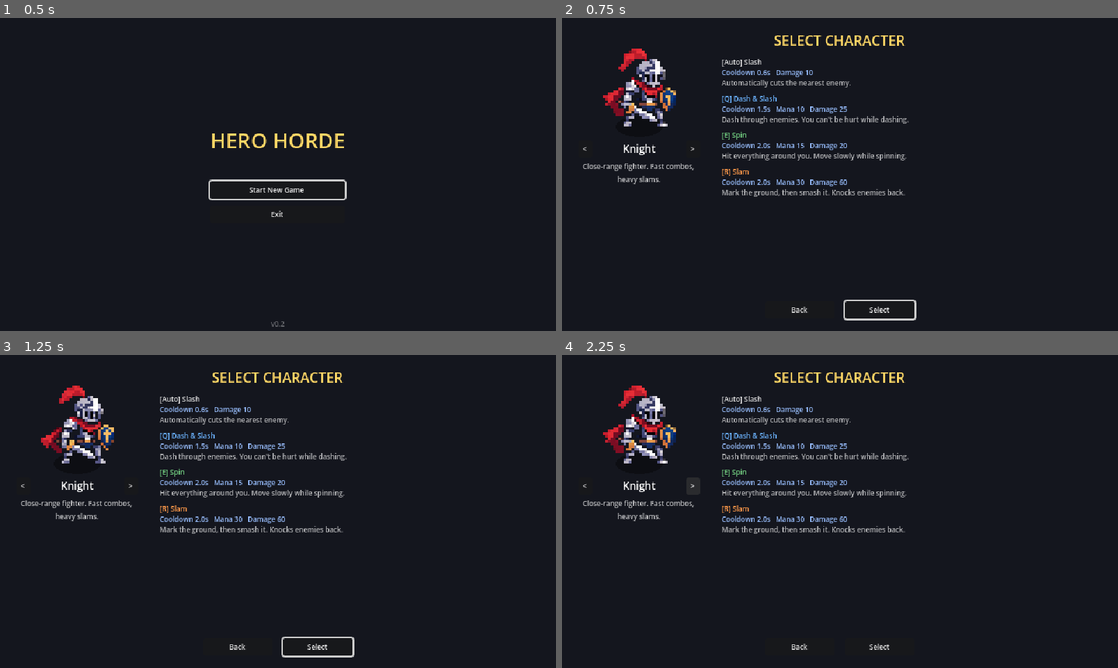
Above: before the commit, frames 1-4 (two rows, left to right).
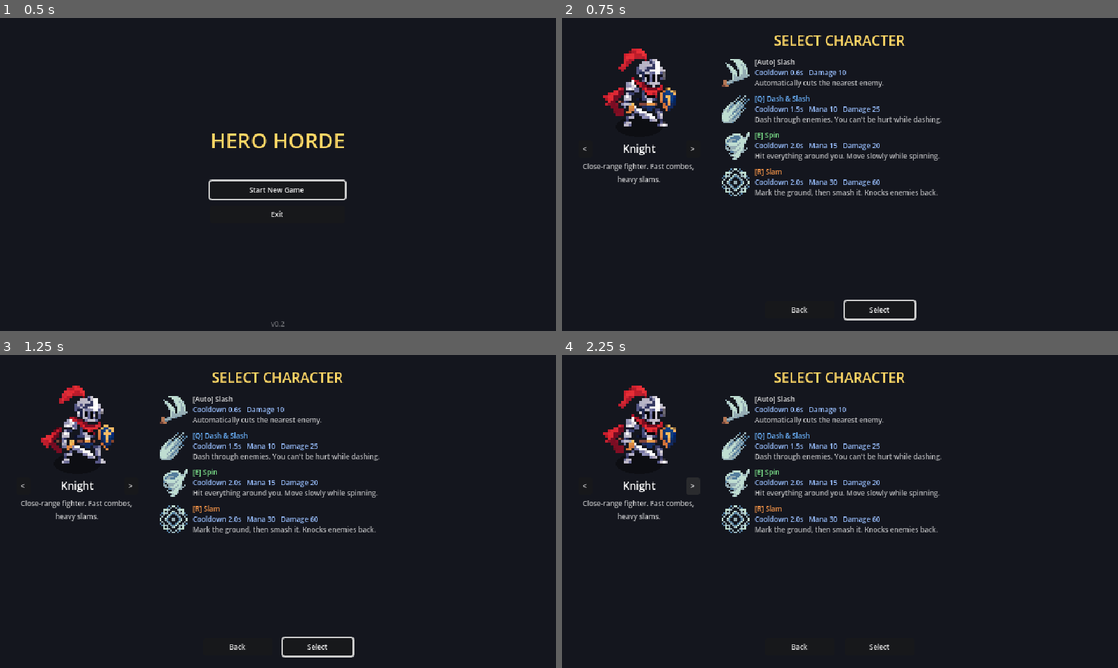
Above: after the commit, the same moments.

Repository: boki-io/game
Game: Godot game, scene res://scenes/main_menu.tscn
Same seed, same stepped clock (60 frames per second), same inputs: the game is played once before the commit and once after it.
Inputs:
- Up to frame 1 (0.5 s): no input
- Up to frame 2 (0.75 s): click "Start New Game" at 0.5 s
- Up to frame 3 (1.25 s): no input
- Up to frame 4 (2.25 s): click "<" at 1.25 s; click ">" at 2 s

Frame 1 is identical in both runs. In frame 2, 3.7% of the frame differs, in the area x 28-69%, y 13-58%; in frame 3, 3.7%; in frame 4, 3.7%.

Commit message:
Knight ability icons (from the 32x32 icon sheet)
Co-Authored-By: Claude Sonnet 5.5 <noreply@anthropic.com>

Diff:
--- a/data/abilities/dash_slash.tres
+++ b/data/abilities/dash_slash.tres
@@ -1,15 +1,20 @@
-[gd_resource type="Resource" script_class="AbilityData" format=3]
+[gd_resource type="Resource" script_class="AbilityData" format=3 uid="uid://bkmg07krli16a"]
 
-[ext_resource type="Script" path="res://scripts/abilities/ability_data.gd" id="1"]
-[ext_resource type="AudioStream" path="res://assets/audio/dash.wav" id="3"]
-[ext_resource type="Script" path="res://scripts/abilities/dash_slash_behavior.gd" id="2"]
+[ext_resource type="Script" uid="uid://dl0cx7lq21lws" path="res://scripts/abilities/ability_data.gd" id="1"]
+[ext_resource type="Script" uid="uid://1evv3m4yhi7q" path="res://scripts/abilities/dash_slash_behavior.gd" id="2"]
+[ext_resource type="Texture2D" uid="uid://c8p4bo1qlxvnk" path="res://assets/32x32.png" id="2_jb65n"]
+[ext_resource type="AudioStream" uid="uid://8nipcp0x8pc0" path="res://assets/audio/dash.wav" id="3"]
+
+[sub_resource type="AtlasTexture" id="AtlasTexture_m76rt"]
+atlas = ExtResource("2_jb65n")
+region = Rect2(160, 1568, 32, 32)
 
 [resource]
 script = ExtResource("1")
 id = &"dash"
 display_name = "Dash & Slash"
-cooldown = 1.5
-mana_cost = 10.0
+description = "Dash through enemies. You can't be hurt while dashing."
+icon = SubResource("AtlasTexture_m76rt")
 damage = 25.0
 range = 64.0
 radius = 28.0
@@ -19,4 +24,3 @@
 knockback = 110.0
 behavior = ExtResource("2")
 sfx = ExtResource("3")
-description = "Dash through enemies. You can't be hurt while dashing."
--- a/data/abilities/slam.tres
+++ b/data/abilities/slam.tres
@@ -1,13 +1,20 @@
-[gd_resource type="Resource" script_class="AbilityData" format=3]
+[gd_resource type="Resource" script_class="AbilityData" format=3 uid="uid://cyf1pw0bbgbhd"]
 
-[ext_resource type="Script" path="res://scripts/abilities/ability_data.gd" id="1"]
-[ext_resource type="AudioStream" path="res://assets/audio/slam.wav" id="3"]
-[ext_resource type="Script" path="res://scripts/abilities/slam_behavior.gd" id="2"]
+[ext_resource type="Script" uid="uid://dl0cx7lq21lws" path="res://scripts/abilities/ability_data.gd" id="1"]
+[ext_resource type="Script" uid="uid://4ol83cy3luuh" path="res://scripts/abilities/slam_behavior.gd" id="2"]
+[ext_resource type="Texture2D" uid="uid://c8p4bo1qlxvnk" path="res://assets/32x32.png" id="2_l8008"]
+[ext_resource type="AudioStream" uid="uid://dy1x32k2dgt0o" path="res://assets/audio/slam.wav" id="3"]
+
+[sub_resource type="AtlasTexture" id="AtlasTexture_47td4"]
+atlas = ExtResource("2_l8008")
+region = Rect2(352, 1568, 32, 32)
 
 [resource]
 script = ExtResource("1")
 id = &"slam"
 display_name = "Slam"
+description = "Mark the ground, then smash it. Knocks enemies back."
+icon = SubResource("AtlasTexture_47td4")
 cooldown = 2.0
 mana_cost = 30.0
 damage = 60.0
@@ -16,4 +23,3 @@
 windup = 0.3
 behavior = ExtResource("2")
 sfx = ExtResource("3")
-description = "Mark the ground, then smash it. Knocks enemies back."
--- a/data/abilities/slash.tres
+++ b/data/abilities/slash.tres
@@ -1,18 +1,23 @@
-[gd_resource type="Resource" script_class="AbilityData" format=3]
+[gd_resource type="Resource" script_class="AbilityData" format=3 uid="uid://dmha2e8tewkd0"]
 
-[ext_resource type="Script" path="res://scripts/abilities/ability_data.gd" id="1"]
-[ext_resource type="AudioStream" path="res://assets/audio/slash.wav" id="3"]
-[ext_resource type="Script" path="res://scripts/abilities/slash_behavior.gd" id="2"]
+[ext_resource type="Script" uid="uid://dl0cx7lq21lws" path="res://scripts/abilities/ability_data.gd" id="1"]
+[ext_resource type="Script" uid="uid://cby16qg1t21v5" path="res://scripts/abilities/slash_behavior.gd" id="2"]
+[ext_resource type="Texture2D" uid="uid://c8p4bo1qlxvnk" path="res://assets/32x32.png" id="2_m76rt"]
+[ext_resource type="AudioStream" uid="uid://bgpjhl566joou" path="res://assets/audio/slash.wav" id="3"]
+
+[sub_resource type="AtlasTexture" id="AtlasTexture_rbgln"]
+atlas = ExtResource("2_m76rt")
+region = Rect2(96, 1440, 32, 32)
 
 [resource]
 script = ExtResource("1")
 id = &"slash"
 display_name = "Slash"
+description = "Automatically cuts the nearest enemy."
+icon = SubResource("AtlasTexture_rbgln")
 cooldown = 0.6
 mana_cost = 0.0
 damage = 10.0
 range = 40.0
-arc_degrees = 90.0
 behavior = ExtResource("2")
 sfx = ExtResource("3")
-description = "Automatically cuts the nearest enemy."
--- a/data/abilities/spin.tres
+++ b/data/abilities/spin.tres
@@ -1,18 +1,23 @@
-[gd_resource type="Resource" script_class="AbilityData" format=3]
+[gd_resource type="Resource" script_class="AbilityData" format=3 uid="uid://cnkssijhv7grh"]
 
-[ext_resource type="Script" path="res://scripts/abilities/ability_data.gd" id="1"]
-[ext_resource type="AudioStream" path="res://assets/audio/spin.wav" id="3"]
-[ext_resource type="Script" path="res://scripts/abilities/spin_behavior.gd" id="2"]
+[ext_resource type="Script" uid="uid://dl0cx7lq21lws" path="res://scripts/abilities/ability_data.gd" id="1"]
+[ext_resource type="Script" uid="uid://b85cpn3dd4nrt" path="res://scripts/abilities/spin_behavior.gd" id="2"]
+[ext_resource type="Texture2D" uid="uid://c8p4bo1qlxvnk" path="res://assets/32x32.png" id="2_fiv3v"]
+[ext_resource type="AudioStream" uid="uid://cdbvclk0dkmf0" path="res://assets/audio/spin.wav" id="3"]
+
+[sub_resource type="AtlasTexture" id="AtlasTexture_m76rt"]
+atlas = ExtResource("2_fiv3v")
+region = Rect2(224, 1568, 32, 32)
 
 [resource]
 script = ExtResource("1")
 id = &"spin"
 display_name = "Spin"
+description = "Hit everything around you. Move slowly while spinning."
+icon = SubResource("AtlasTexture_m76rt")
 cooldown = 2.0
 mana_cost = 15.0
-damage = 20.0
 radius = 48.0
 duration = 0.4
 behavior = ExtResource("2")
 sfx = ExtResource("3")
-description = "Hit everything around you. Move slowly while spinning."
